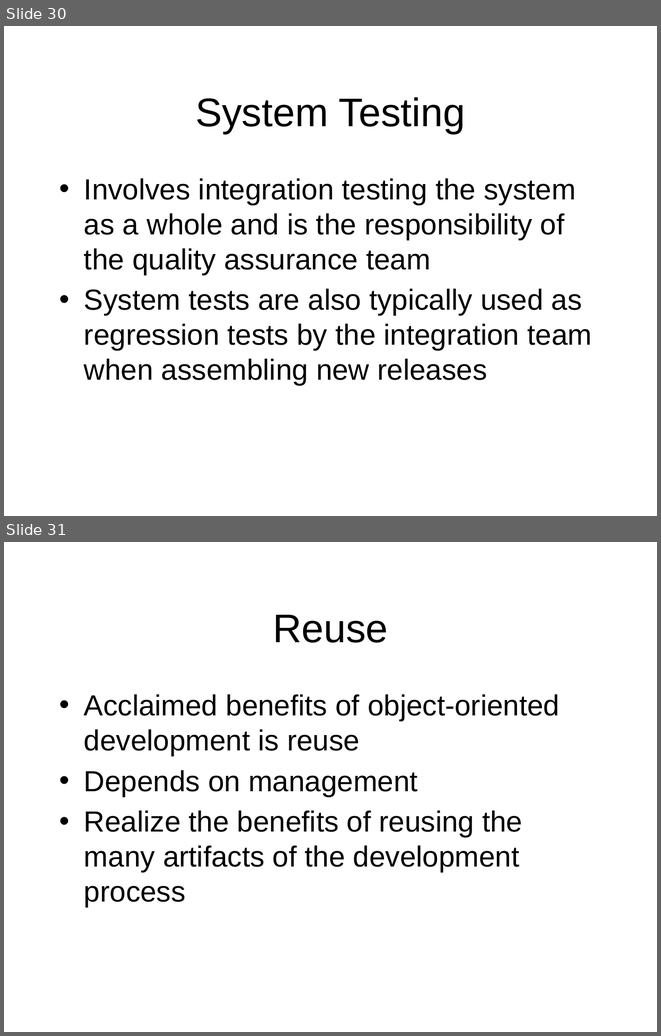
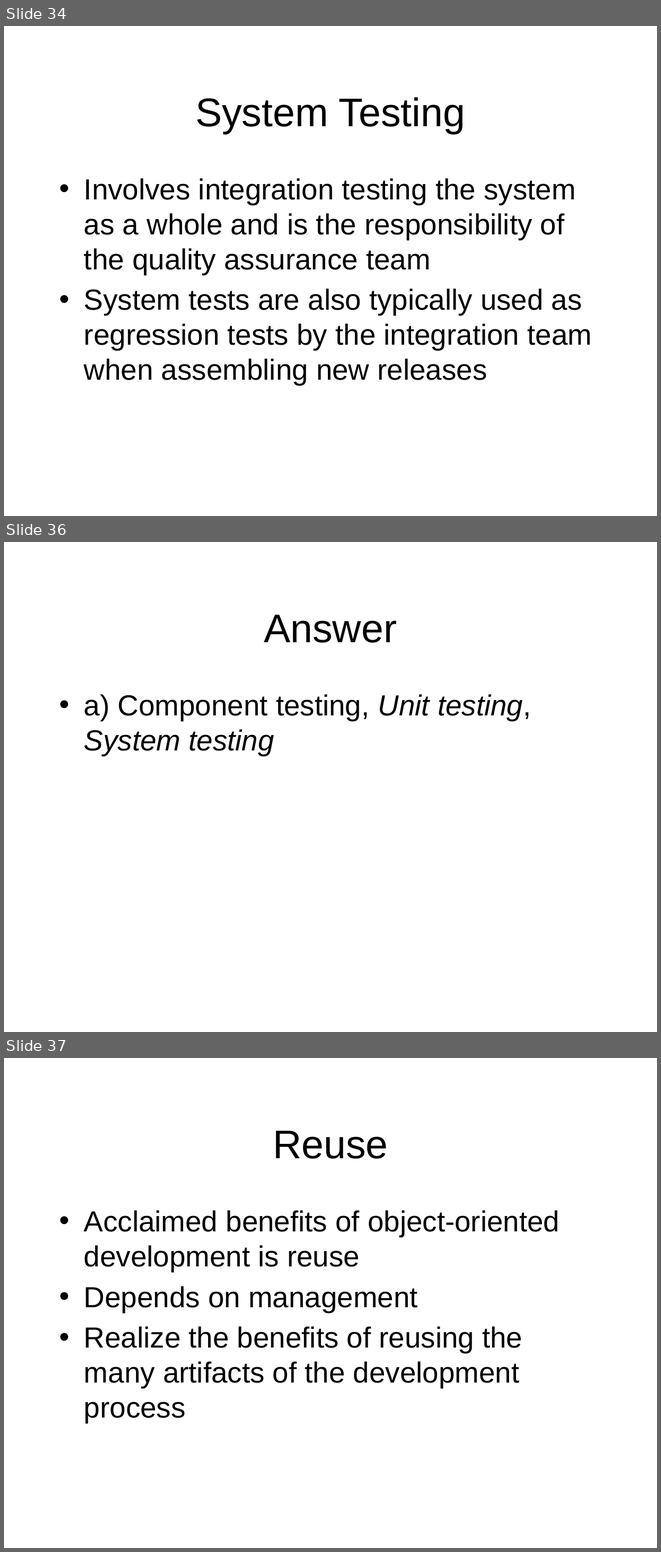
Before and after one commit to octaviordz/zjnu2017.github.io, a slide deck: OOAD/lectures/090--Pragmatics.pptx. Shown one above the other, each under a label of ours: slides 30 and 31 before the commit, slides 34, 36 and 37 after it; the slides between them are not shown. The pictures are 661x1036 and 661x1552 pixels, drawn with LibreOffice and Linux fonts; fonts in the diff are those of the drawing. Boxes give left, top, right and bottom in pixels: in the first picture for what was removed or moved away, otherwise in the second. Text is boxed around its words. In the diff, an @@ line names an element or a change of style, - is before the commit and + after.

```diff
--- a/OOAD/lectures/090--Pragmatics.pptx
+++ b/OOAD/lectures/090--Pragmatics.pptx
@@ slide 36 added at bbox=[4, 542, 657, 1032], background #FFFFFF @@
@@ title added at bbox=[264, 615, 397, 643], 44 pt, text #000000 @@
+Answer
@@ text added at bbox=[84, 694, 531, 756], 32 pt, text #000000, italic @@
+• a) Component testing, Unit testing, System testing
@@ what was slide 30 is now slide 34 @@
@@ what was slide 31 is now slide 37 @@
```
Also in this commit, not shown: 5 slides changed, 5 other slides added, 1 other file.
